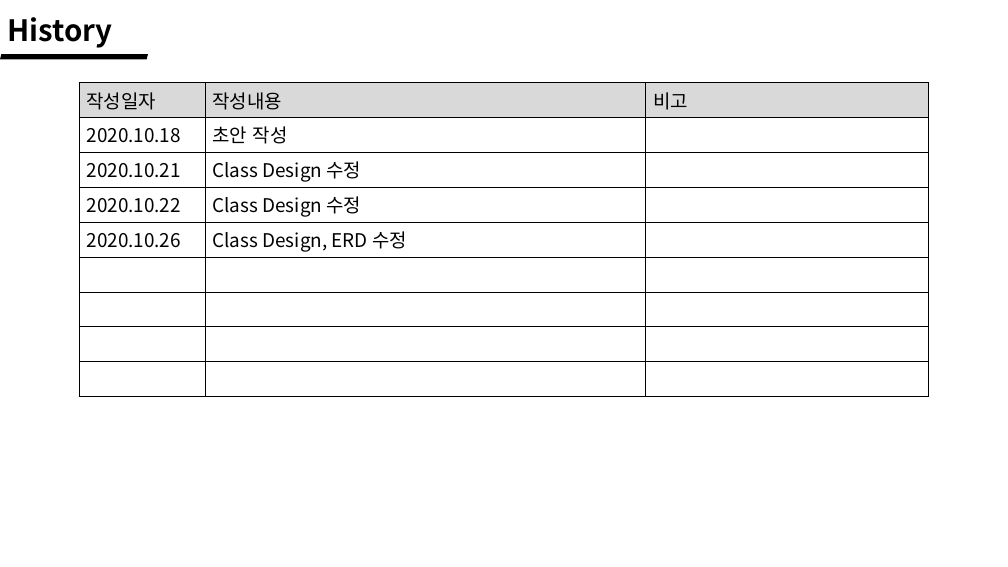
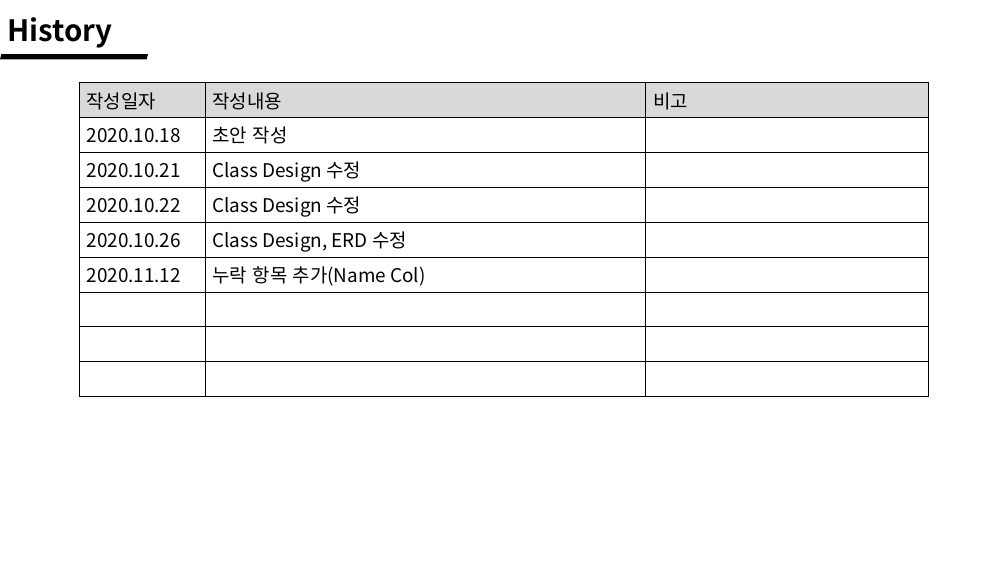
Before and after one commit to wlrud753/CarryCarrot, a slide deck: slide 2 of 기획서/당근키우기 데이터 설계.pptx. Drawn at 1008x567 pixels with LibreOffice and Linux fonts; fonts in the diff are those of the drawing. Boxes give left, top, right and bottom in pixels: in the first picture for what was removed or moved away, otherwise in the second. Text is boxed around its words. In the diff, an @@ line names an element or a change of style, - is before the commit and + after.

```diff
--- a/기획서/당근키우기 데이터 설계.pptx
+++ b/기획서/당근키우기 데이터 설계.pptx
@@ table at <box>79,82,930,371</box> @@
+row 6: 2020.11.12 | 누락 항목 추가(Name Col) | 
-row 9:  |  | 
```
Also in this commit, not shown: 1 other slide changed, 1 other file.
